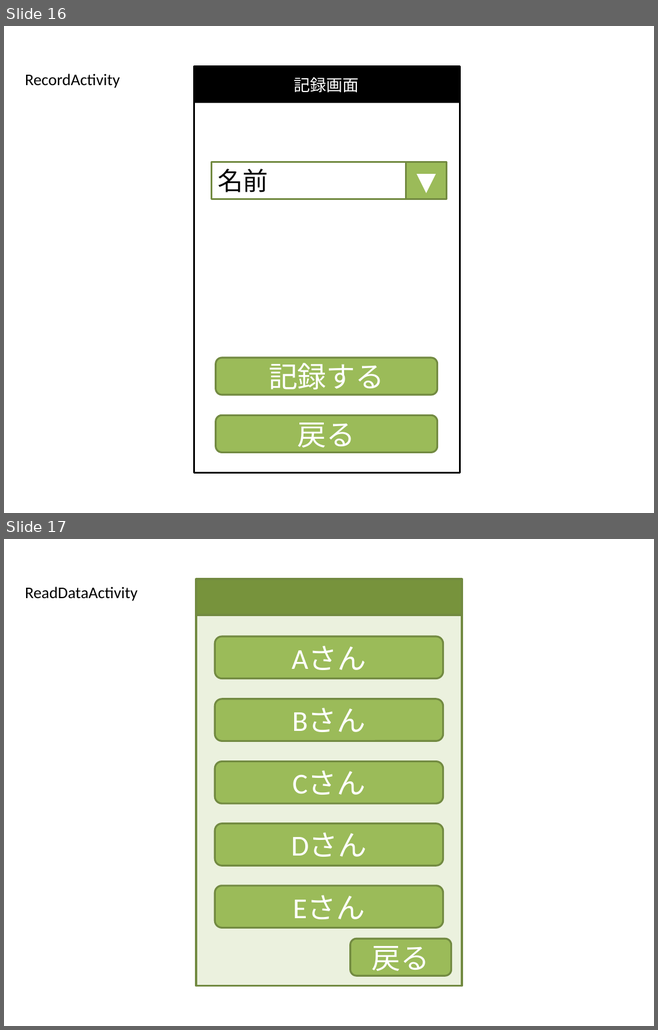
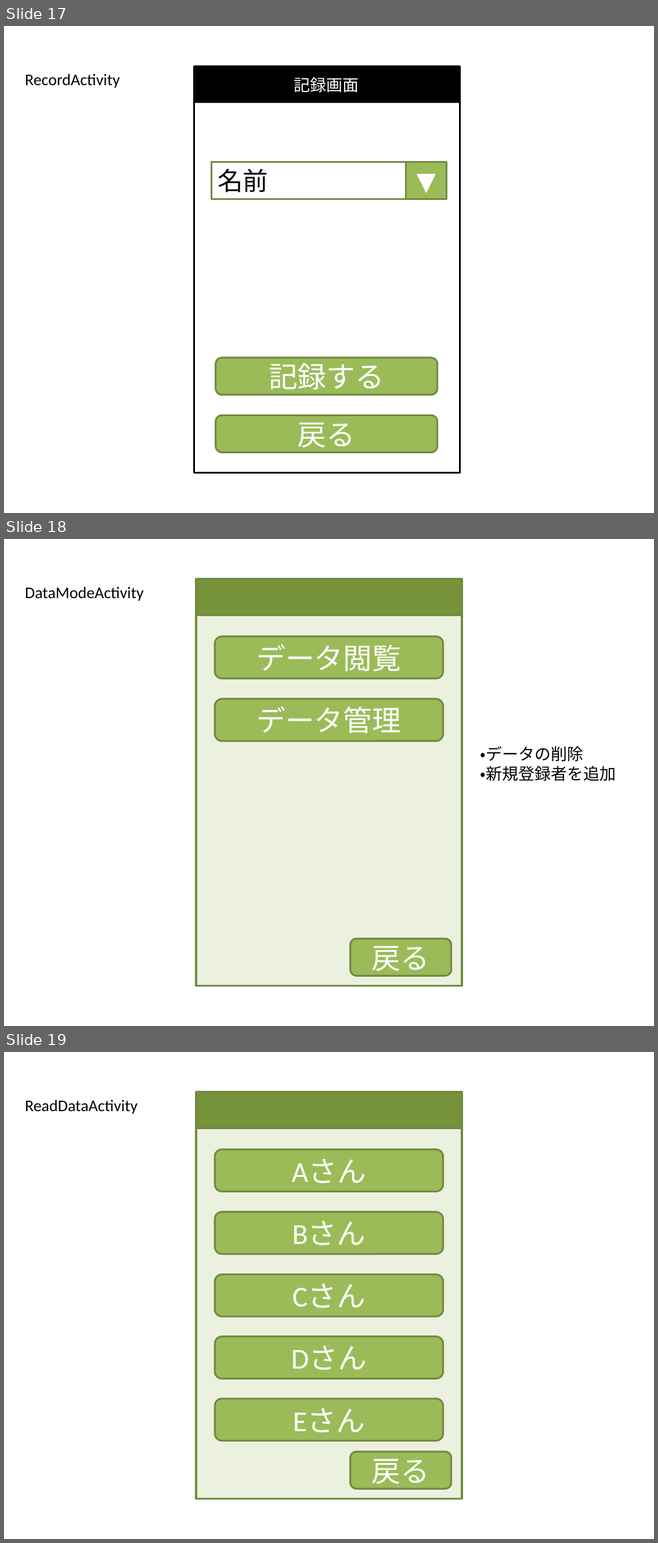
Before and after one commit to MayuOkuda/soba, a slide deck: memo/そばUI2.pptx. Shown one above the other, each under a label of ours: slides 16 and 17 before the commit, slides 17, 18 and 19 after it. The pictures are 658x1030 and 658x1543 pixels, drawn with LibreOffice and Linux fonts; fonts in the diff are those of the drawing. Boxes give left, top, right and bottom in pixels: in the first picture for what was removed or moved away, otherwise in the second. Text is boxed around its words. In the diff, an @@ line names an element or a change of style, - is before the commit and + after.

```diff
--- a/memo/そばUI2.pptx
+++ b/memo/そばUI2.pptx
@@ slide 18 added at (4,539,654,1026), background #FFFFFF @@
@@ text added at (25,587,144,601), 18 pt, text #000000 @@
+DataModeActivity
@@ rectangle added at (195,579,461,986), fill #EBF1DE, outline #738A42 2 pt @@
@@ rectangle added at (195,579,461,615), fill #77933C, outline #738A42 2 pt @@
@@ rounded rectangle added at (215,636,442,679), fill #9BBB59, outline #738A42 2 pt, 32 pt, text #FFFFFF @@
+データ閲覧
@@ rounded rectangle added at (215,699,442,741), fill #9BBB59, outline #738A42 2 pt, 32 pt, text #FFFFFF @@
+データ管理
@@ text added at (480,746,615,781), 18 pt, text #000000 @@
+・データの削除
+・新規登録者を追加
@@ rounded rectangle added at (350,939,451,976), fill #9BBB59, outline #738A42 2 pt, 32 pt, text #FFFFFF @@
+戻る
@@ what was slide 16 is now slide 17 @@
@@ what was slide 17 is now slide 19 @@
```
Also in this commit, not shown: 8 slides changed, 1 other slide added.
